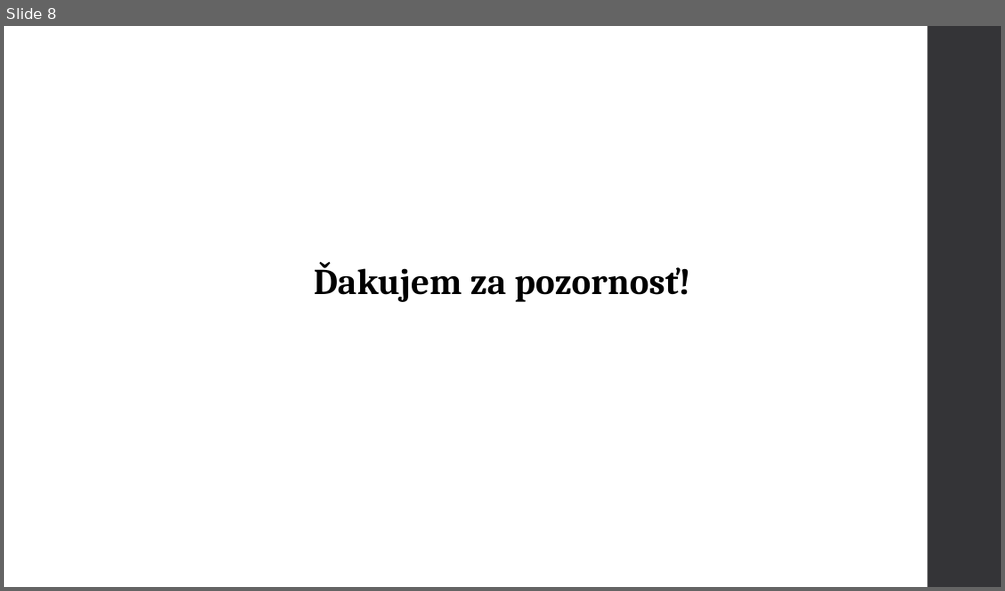
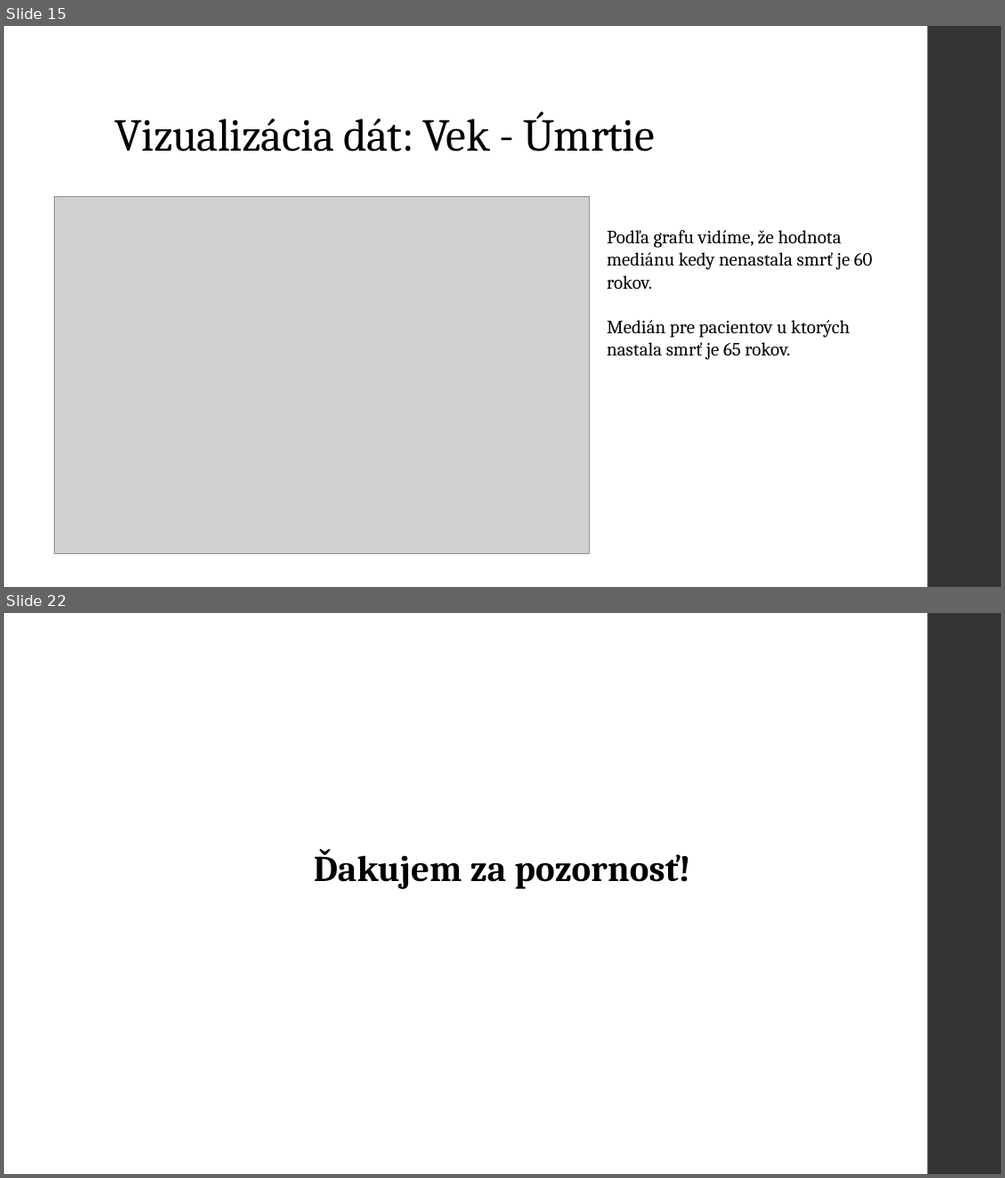
Before and after one commit to mvanko/Vanko_Martin_NS2021, a slide deck: Vanko Martin Predikcia zlyhania srdca.pptx. Shown one above the other, each under a label of ours: slide 8 before the commit, slides 15 and 22 after it; the slides between them are not shown. The pictures are 1005x591 and 1005x1178 pixels, drawn with LibreOffice and Linux fonts; fonts in the diff are those of the drawing; grey boxes stand for pictures. Boxes give left, top, right and bottom in pixels: in the first picture for what was removed or moved away, otherwise in the second. Text is boxed around its words. In the diff, an @@ line names an element or a change of style, - is before the commit and + after.

```diff
--- a/Vanko Martin Predikcia zlyhania srdca.pptx
+++ b/Vanko Martin Predikcia zlyhania srdca.pptx
@@ slide 15 added at <box>4,26,1001,587</box>, background #FFFFFF; not listed: 1 template element that a slide beside it also shows @@
@@ title added at <box>114,111,655,151</box>, 44 pt, text #000000 @@
+Vizualizácia dát: Vek - Úmrtie
@@ picture added at <box>55,197,591,553</box> @@
@@ text added at <box>607,230,873,360</box>, 18 pt, text #000000 @@
+Podľa grafu vidíme, že hodnota mediánu kedy nenastala smrť je 60 rokov.
+Medián pre pacientov u ktorých nastala smrť je 65 rokov.
@@ what was slide 8 is now slide 22 @@
```
Also in this commit, not shown: 2 slides changed, 14 other slides added, 1 other file.
